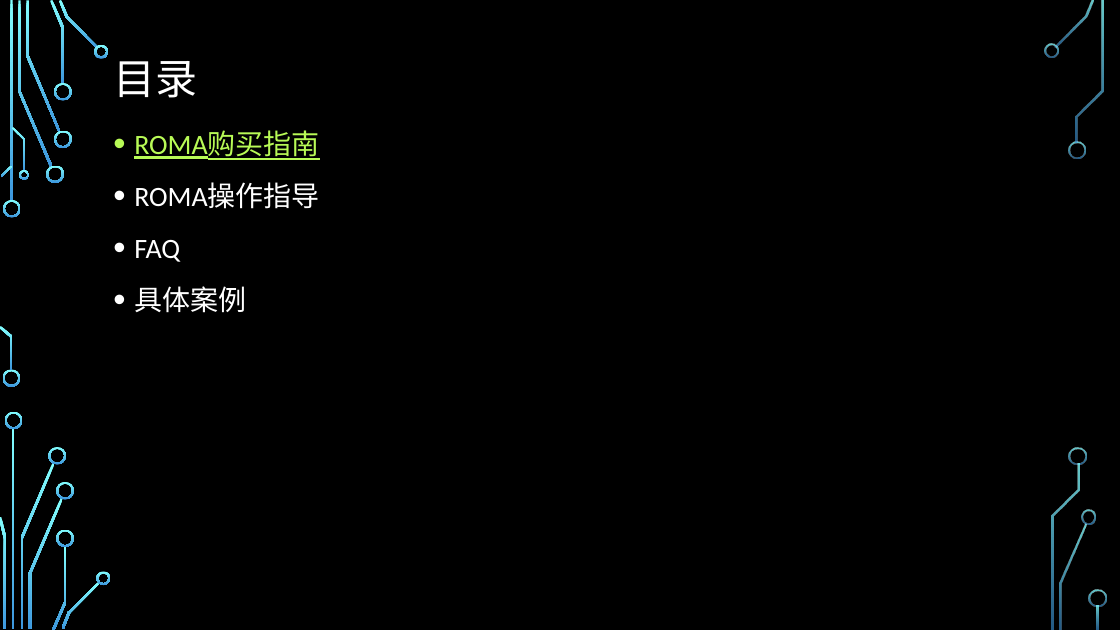
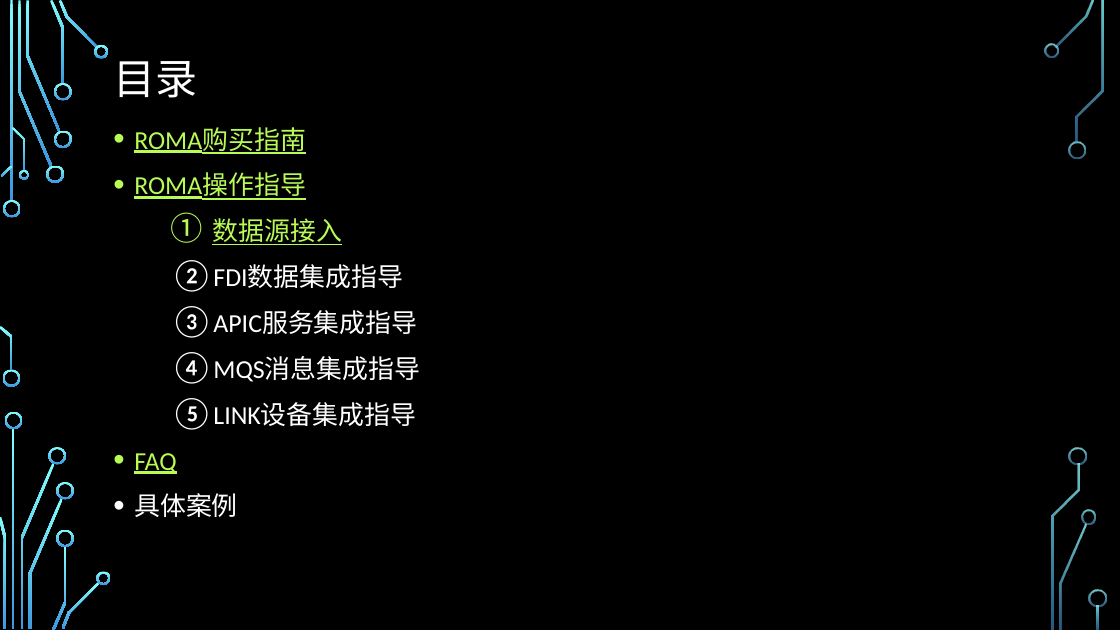
Before and after one commit to zhaoxukl1314/roma, a slide deck: slide 2 of ROMA使用手册.pptx. Drawn at 1120x630 pixels with LibreOffice and Linux fonts; fonts in the diff are those of the drawing; background and template pictures are left out. Boxes give left, top, right and bottom in pixels: in the first picture for what was removed or moved away, otherwise in the second. Text is boxed around its words. In the diff, an @@ line names an element or a change of style, - is before the commit and + after.

```diff
--- a/ROMA使用手册.pptx
+++ b/ROMA使用手册.pptx
@@ text at [134,127,306,517]: size 24 to 22.2 pt in "ROMA购买指南", "ROMA操作指导", "FAQ", "具体案例"; text colour #FFFFFF to #B8FA56, underline on in "ROMA操作指导", "FAQ"; line spacing 1.2 to 1.1 @@
@@ text at [212,218,420,426]: paragraphs added @@
+1. 数据源接入
+2. FDI数据集成指导
+3. APIC服务集成指导
+4. MQS消息集成指导
+5. LINK设备集成指导
```
Also in this commit, not shown: 3 slides added.
